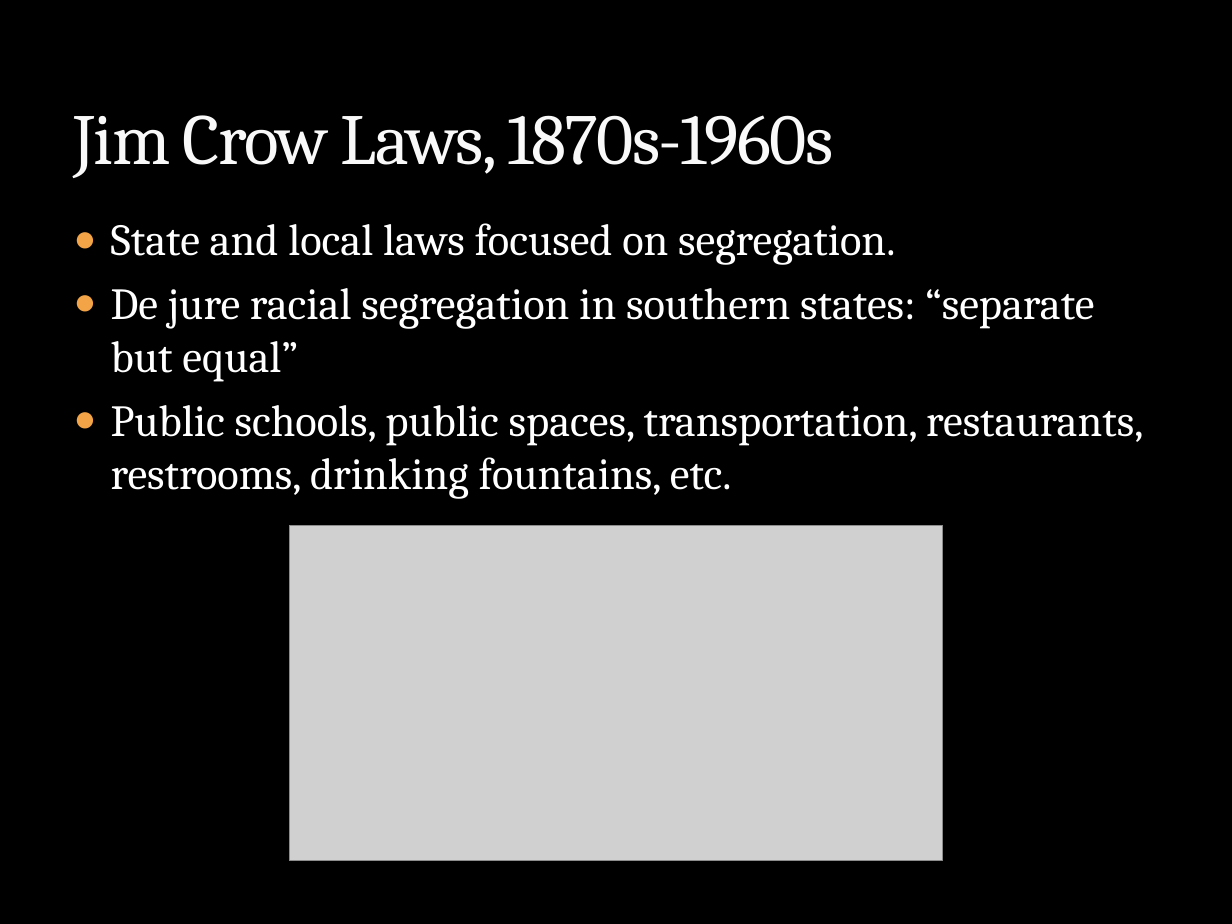
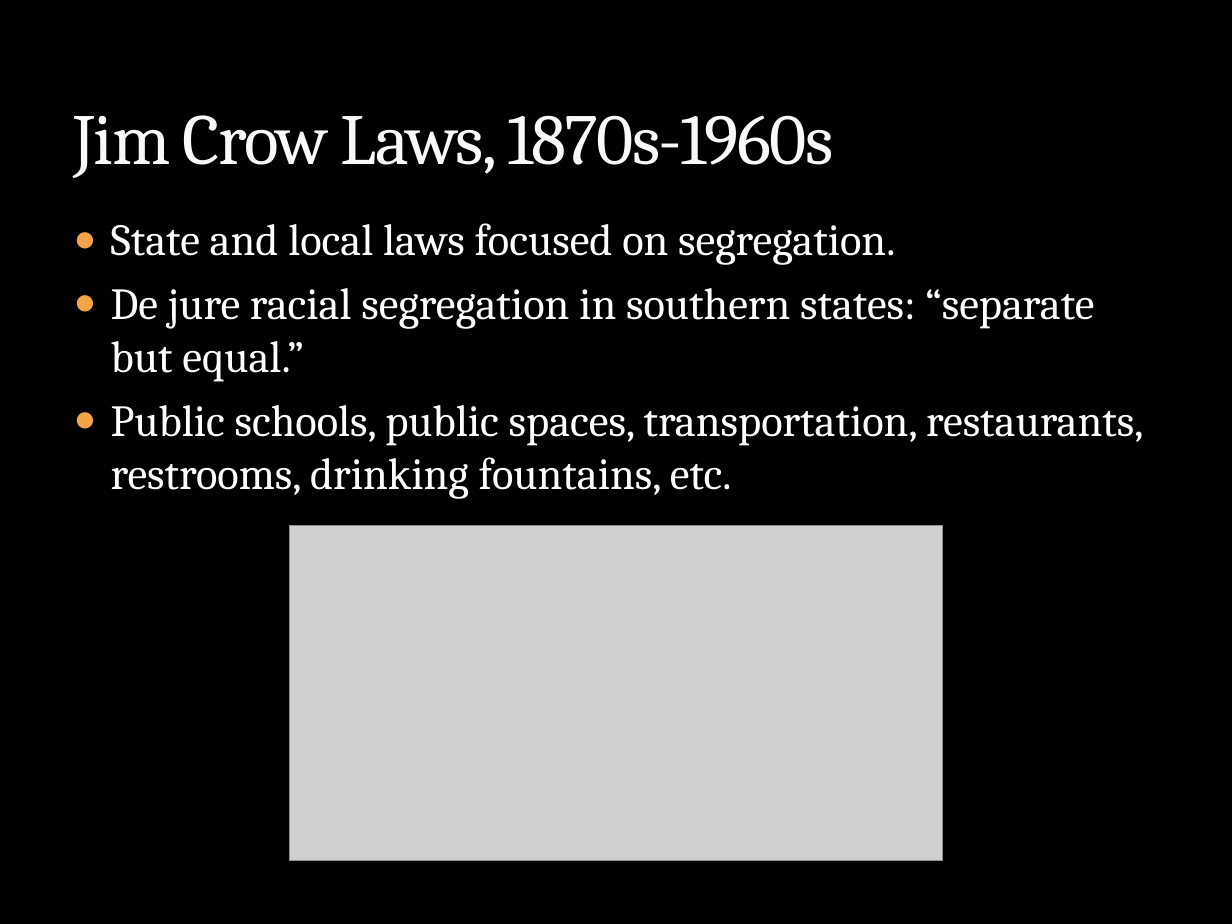
Before and after one commit to mrbaker1917/website, a slide deck: slide 15 of ASMU432/ppts/History_Rock_Intro.pptx. Drawn at 1232x924 pixels with LibreOffice and Linux fonts; fonts in the diff are those of the drawing; grey boxes stand for pictures; background and template pictures are left out. Boxes give left, top, right and bottom in pixels: in the first picture for what was removed or moved away, otherwise in the second. Text is boxed around its words. In the diff, an @@ line names an element or a change of style, - is before the commit and + after.

```diff
--- a/ASMU432/ppts/History_Rock_Intro.pptx
+++ b/ASMU432/ppts/History_Rock_Intro.pptx
@@ text at [111, 288, 1094, 382]: text changed @@
-● De jure racial segregation in southern states: “separate but equal”
+● De jure racial segregation in southern states: “separate but equal.”
```
Also in this commit, not shown: 4 other slides changed.
